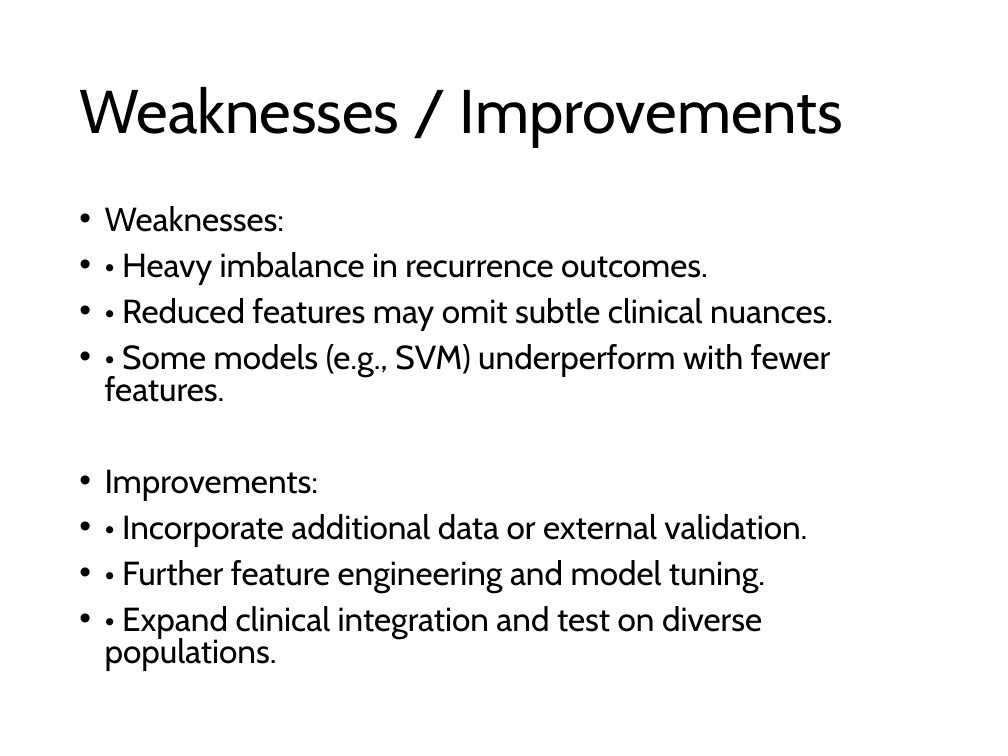
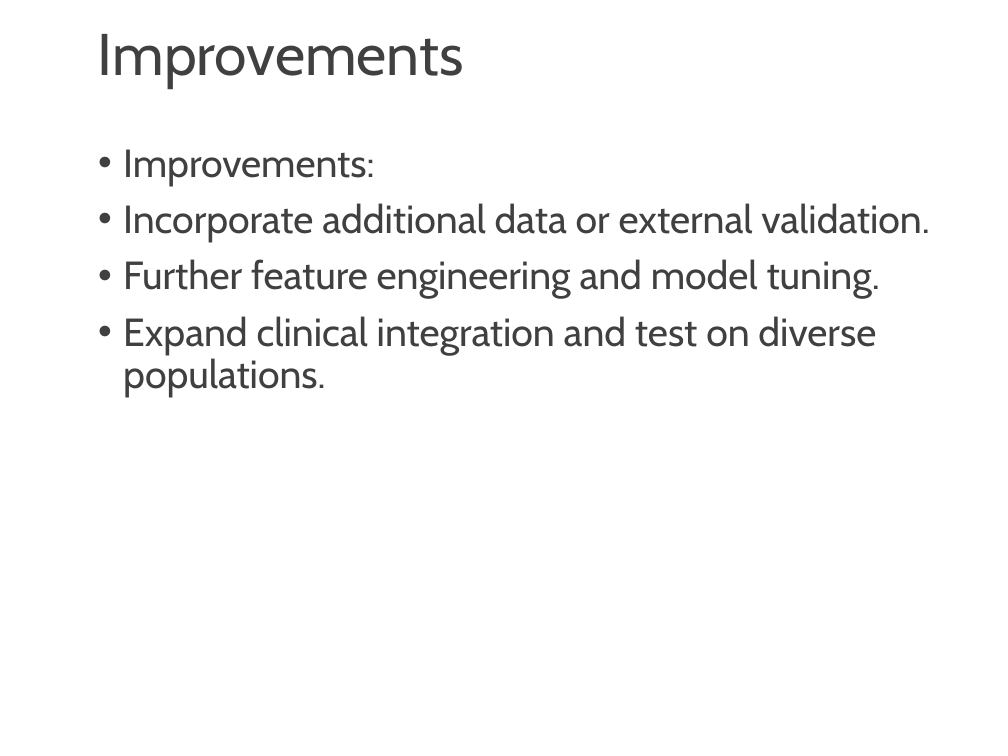
Before and after one commit to josh-dcosta/pjas-thyroid, a slide deck: slide 18 of presentation/Thyroid_Cancer_Recurrence_Presentation.pptx (slide 15 before the commit). Drawn at 1008x756 pixels with LibreOffice and Linux fonts; fonts in the diff are those of the drawing. Boxes give left, top, right and bottom in pixels: in the first picture for what was removed or moved away, otherwise in the second. Text is boxed around its words. In the diff, an @@ line names an element or a change of style, - is before the commit and + after.

```diff
--- a/presentation/Thyroid_Cancer_Recurrence_Presentation.pptx
+++ b/presentation/Thyroid_Cancer_Recurrence_Presentation.pptx
@@ text "Improvements" at [98, 34, 464, 87]: vertical alignment middle to top @@
@@ text at [98, 34, 464, 87]: text changed; size 44 to 42 pt; text colour #000000 to #404040 @@
-Weaknesses / Improvements
+Improvements
@@ text "Improvements:": place and size @@
-text "Improvements:" at [105, 206, 833, 671]
+text "Improvements:" at [123, 149, 929, 398]
@@ text at [123, 149, 374, 186]: size 23.8 to 28 pt, text colour #000000 to #404040 in "Improvements:"; line spacing 0.8 to 0.9 @@
@@ text at [105, 206, 833, 402]: paragraphs removed @@
-• Weaknesses:
-• • Heavy imbalance in recurrence outcomes.
-• • Reduced features may omit subtle clinical nuances.
-• • Some models (e.g., SVM) underperform with fewer features.
@@ text at [123, 203, 929, 398]: text changed; size 23.8 to 28 pt; text colour #000000 to #404040 @@
-• • Incorporate additional data or external validation.
-• • Further feature engineering and model tuning.
-• • Expand clinical integration and test on diverse populations.
+• Incorporate additional data or external validation.
+• Further feature engineering and model tuning.
+• Expand clinical integration and test on diverse populations.
```
Also in this commit, not shown: 13 other slides changed, 7 slides added, 4 slides removed.
